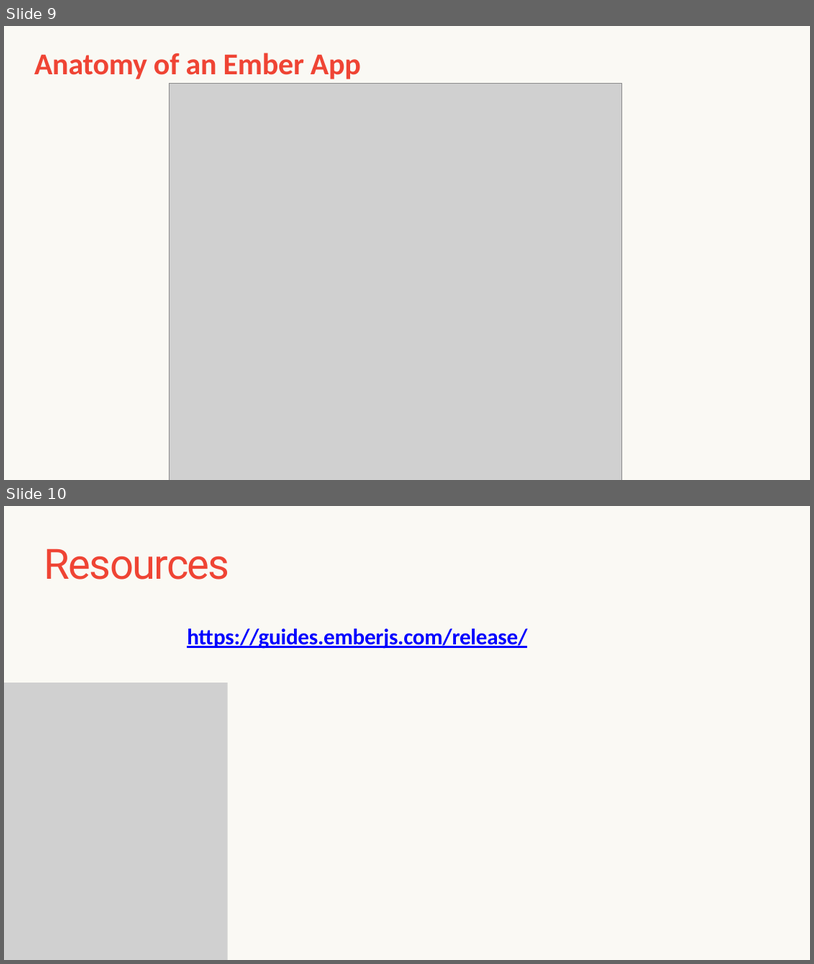
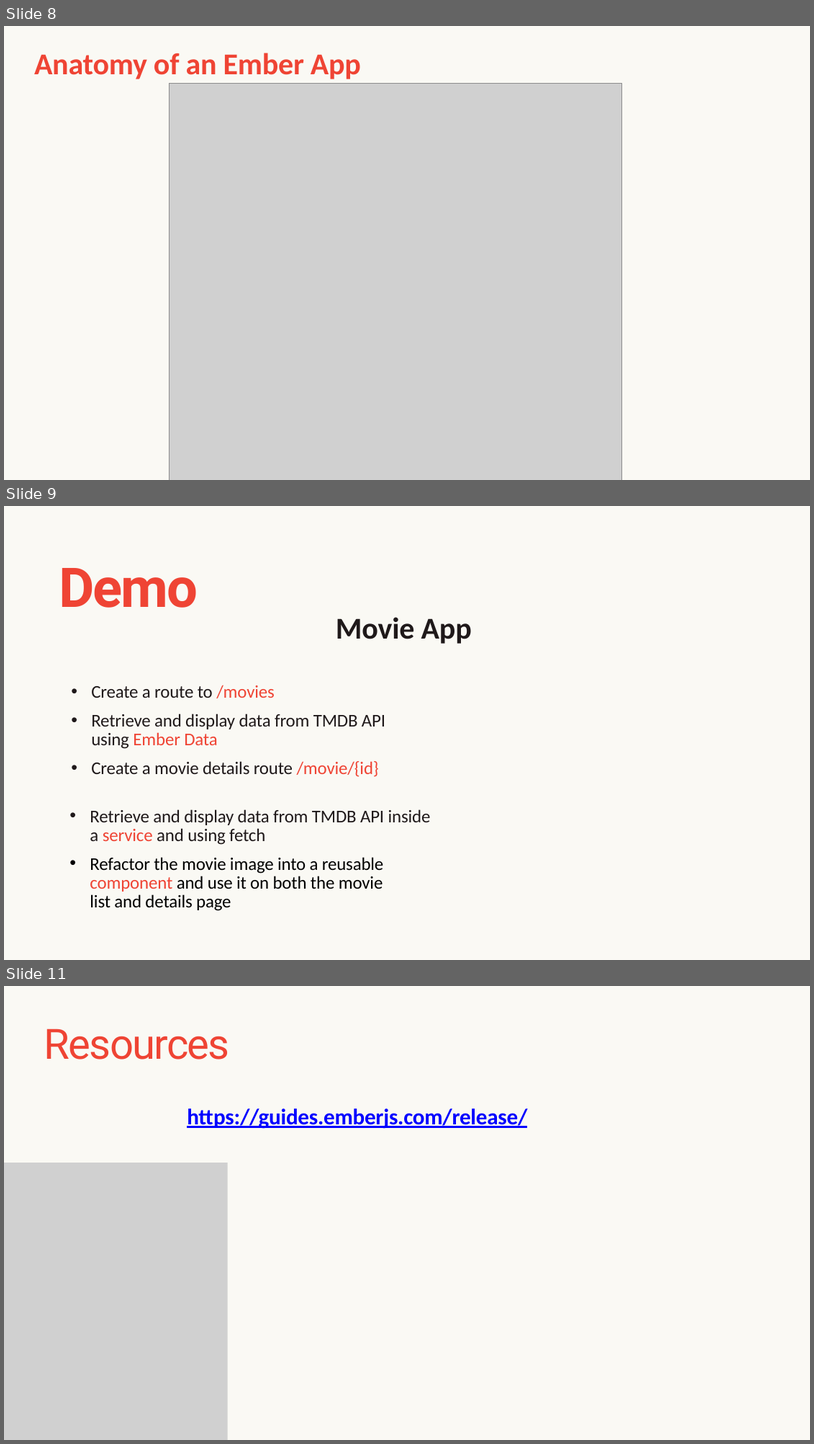
Before and after one commit to welcey96/AdvTopics, a slide deck: EmberJS.pptx. Shown one above the other, each under a label of ours: slides 9 and 10 before the commit, slides 8, 9 and 11 after it; the slides between them are not shown. The pictures are 814x964 and 814x1444 pixels, drawn with LibreOffice and Linux fonts; fonts in the diff are those of the drawing; grey boxes stand for pictures. Boxes give left, top, right and bottom in pixels: in the first picture for what was removed or moved away, otherwise in the second. Text is boxed around its words. In the diff, an @@ line names an element or a change of style, - is before the commit and + after.

```diff
--- a/EmberJS.pptx
+++ b/EmberJS.pptx
@@ slide 9 added at (4, 506, 810, 960), background #FAF9F4 @@
@@ text added at (59, 568, 198, 608), 97.7 pt, text #EF4434, bold @@
+Demo
@@ text added at (336, 617, 472, 644), 54 pt, text #1F191A, bold @@
+Movie App
@@ text added at (91, 685, 275, 698), 32 pt, text #1F191A @@
+• Create a route to /movies
@@ text added at (91, 713, 386, 749), 32 pt, text #1F191A @@
+• Retrieve and display data from TMDB API using Ember Data
@@ text added at (91, 761, 379, 777), 32 pt, text #1F191A @@
+• Create a movie details route /movie/{id}
@@ text added at (90, 809, 431, 844), 32 pt, text #1F191A @@
+• Retrieve and display data from TMDB API inside a service and using fetch
@@ text added at (90, 857, 383, 911), 32 pt, text #000000 @@
+• Refactor the movie image into a reusable component and use it on both the movie list and details page
@@ what was slide 9 is now slide 8 @@
@@ what was slide 10 is now slide 11 @@
```
Also in this commit, not shown: 1 slide changed, 1 other slide added, 1 slide removed.
